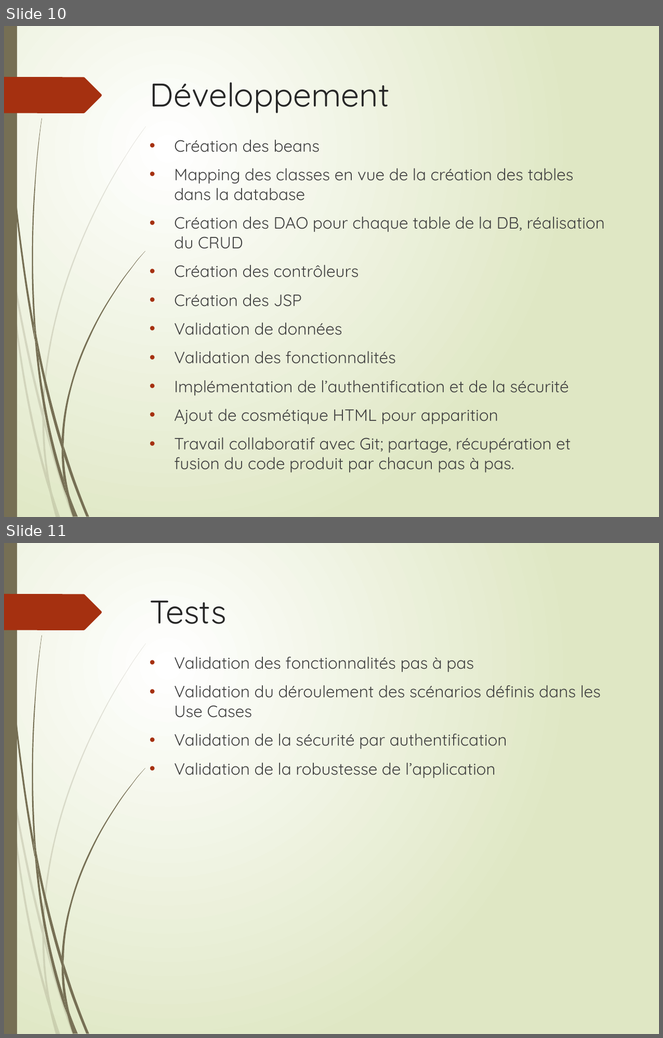
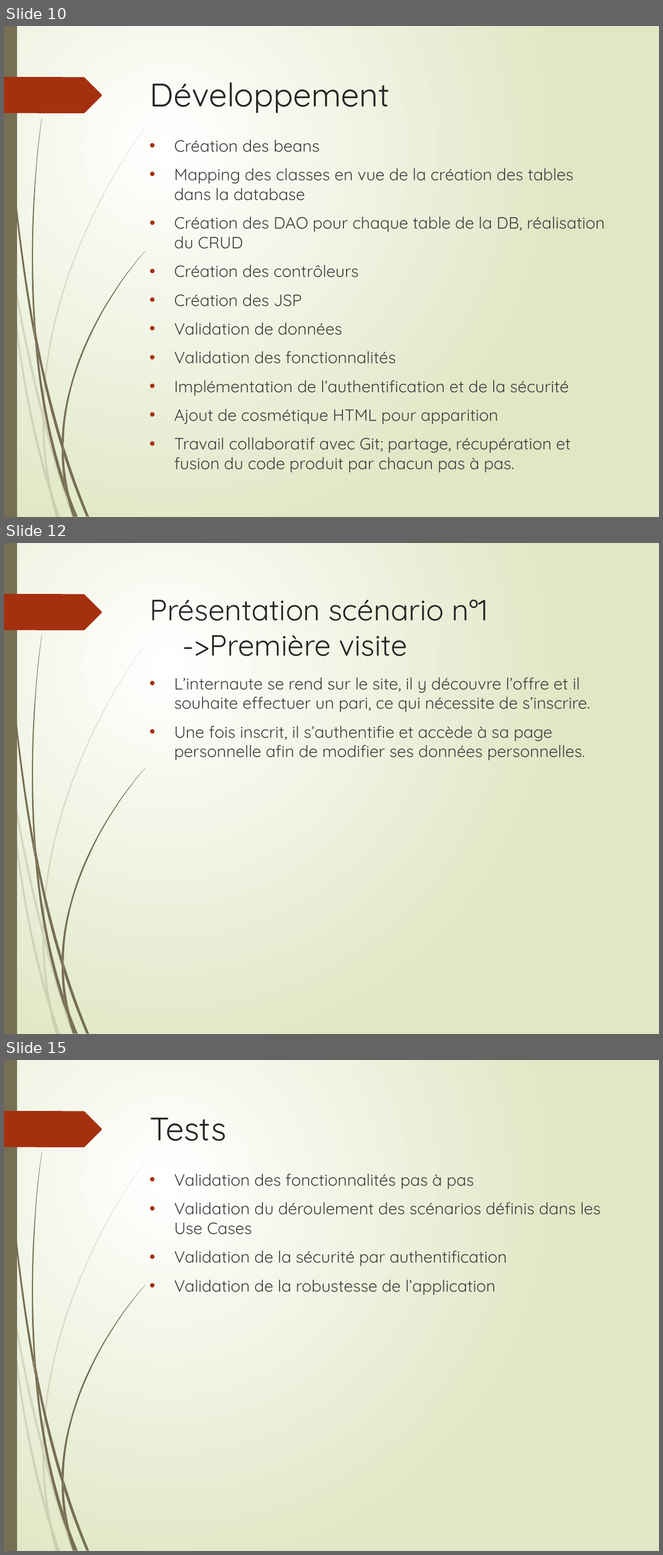
Before and after one commit to LudoRoot/WeBet_JBL, a slide deck: Présentation/Présentation WeBet_JBL.pptx. Shown one above the other, each under a label of ours: slides 10 and 11 before the commit, slides 10, 12 and 15 after it; the slides between them are not shown. The pictures are 663x1038 and 663x1555 pixels, drawn with LibreOffice and Linux fonts; fonts in the diff are those of the drawing. Boxes give left, top, right and bottom in pixels: in the first picture for what was removed or moved away, otherwise in the second. Text is boxed around its words. In the diff, an @@ line names an element or a change of style, - is before the commit and + after.

```diff
--- a/Présentation/Présentation WeBet_JBL.pptx
+++ b/Présentation/Présentation WeBet_JBL.pptx
@@ slide 12 added at bbox=[4, 543, 659, 1034], background gradient #FFFFFF to #DFE8C4; not listed: 24 template elements that a slide beside it also shows @@
@@ title added at bbox=[150, 600, 488, 656], 32.4 pt, text #262626 @@
+Présentation scénario n°1
+->Première visite
@@ text added at bbox=[174, 677, 590, 761], 18 pt, text #404040 @@
+• L’internaute se rend sur le site, il y découvre l’offre et il souhaite effectuer un pari, ce qui nécessite de s’inscrire.
+• Une fois inscrit, il s’authentifie et accède à sa page personnelle afin de modifier ses données personnelles.
@@ what was slide 11 is now slide 15 @@
```
Also in this commit, not shown: 3 other slides added.
